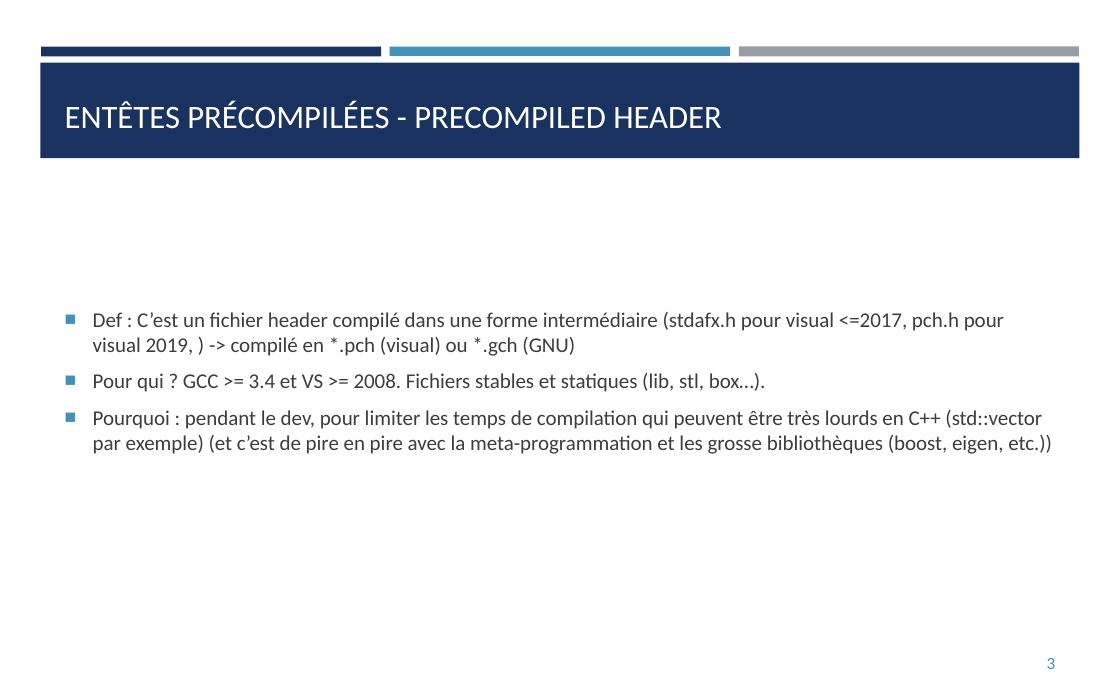
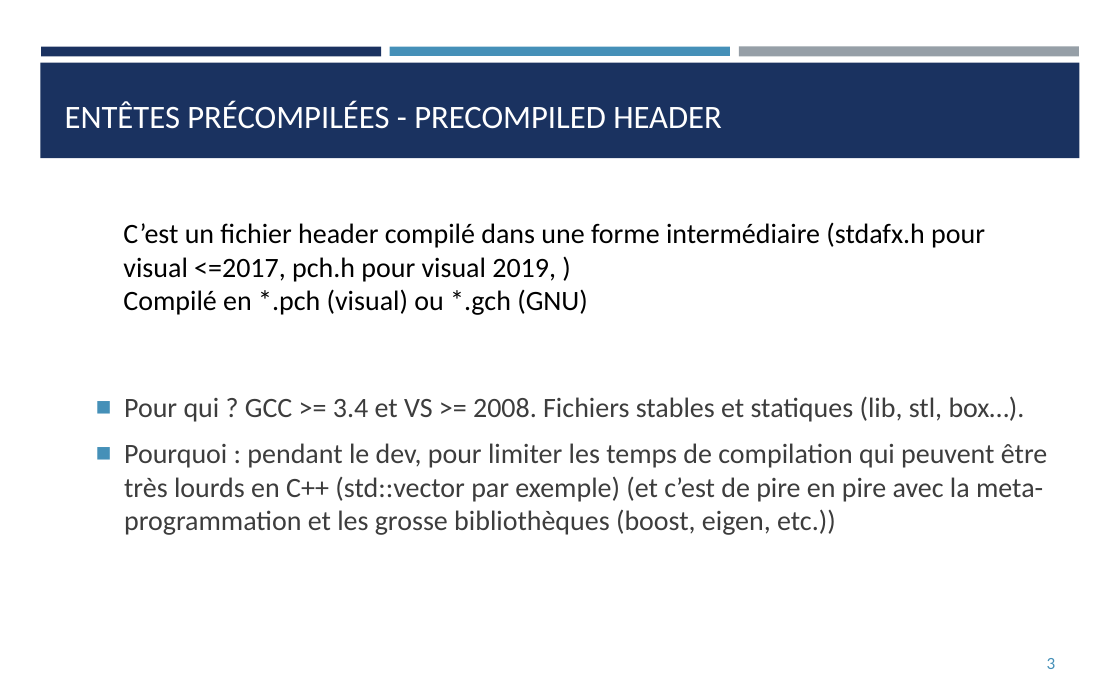
Before and after one commit to franckginguene/cpp_scalian, a slide deck: slide 3 of diapos/CPP_aprem.pptx. Drawn at 1120x700 pixels with LibreOffice and Linux fonts; fonts in the diff are those of the drawing. Boxes give left, top, right and bottom in pixels: in the first picture for what was removed or moved away, otherwise in the second. Text is boxed around its words. In the diff, an @@ line names an element or a change of style, - is before the commit and + after.

```diff
--- a/diapos/CPP_aprem.pptx
+++ b/diapos/CPP_aprem.pptx
@@ text added at (123, 223, 985, 315), 18 pt, text #000000 @@
+C’est un fichier header compilé dans une forme intermédiaire (stdafx.h pour visual <=2017, pch.h pour visual 2019, )
+Compilé en *.pch (visual) ou *.gch (GNU)
@@ text at (93, 312, 1004, 356): paragraph removed @@
-■ Def : C’est un fichier header compilé dans une forme intermédiaire (stdafx.h pour visual <=2017, pch.h pour visual 2019, ) -> compilé en *.pch (visual) ou *.gch (GNU)
@@ text "Pour qui ? GCC >= ...": place and size @@
-text "Pour qui ? GCC >= ..." at (93, 312, 1052, 454)
+text "Pour qui ? GCC >= ..." at (124, 396, 1047, 535)
@@ text "Pour qui ? GCC >= ..." at (124, 396, 1047, 535): size 13.5 to 18 pt @@
```
Also in this commit, not shown: 14 other slides changed, 2 slides added, 2 slides removed.
